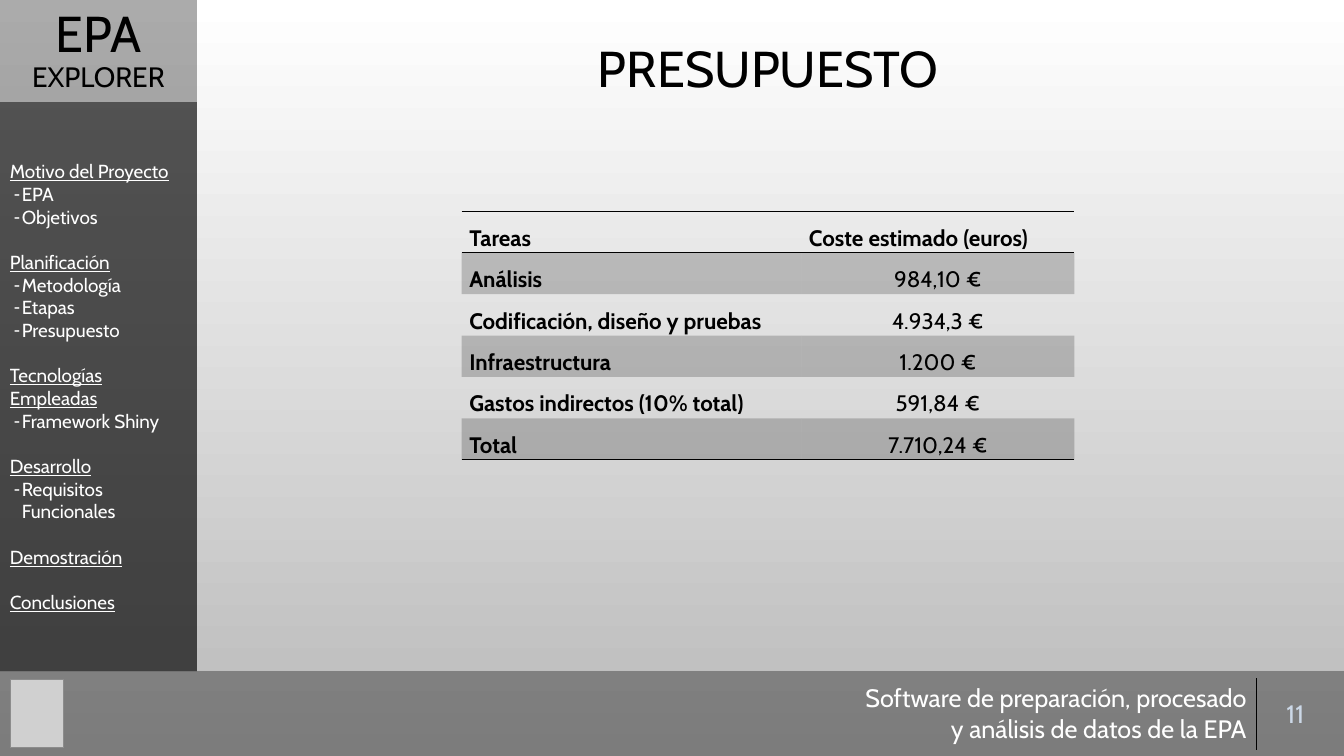
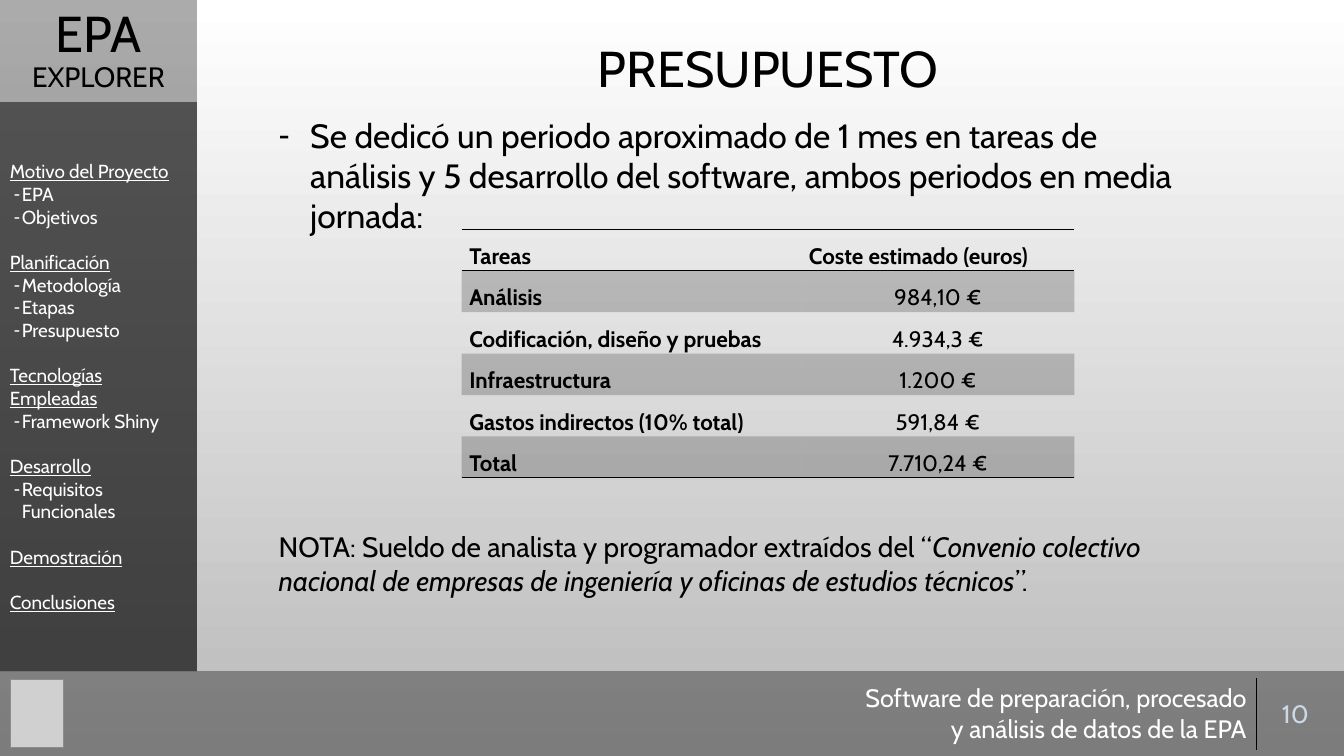
Before and after one commit to Gaulent/epa_explorer, a slide deck: slide 10 of mem/presentacion.pptx (slide 11 before the commit). Drawn at 1344x756 pixels with LibreOffice and Linux fonts; fonts in the diff are those of the drawing; grey boxes stand for pictures; background and template pictures are left out. Boxes give left, top, right and bottom in pixels: in the first picture for what was removed or moved away, otherwise in the second. Text is boxed around its words. In the diff, an @@ line names an element or a change of style, - is before the commit and + after.

```diff
--- a/mem/presentacion.pptx
+++ b/mem/presentacion.pptx
@@ text added at bbox=[310, 122, 1172, 196], 24 pt, text #000000 @@
+– Se dedicó un periodo aproximado de 1 mes en tareas de análisis y 5 desarrollo del software, ambos periodos en media jornada:
@@ table: place and size @@
-table at bbox=[462, 212, 1075, 461]
+table at bbox=[462, 230, 1075, 479]
@@ text added at bbox=[279, 536, 1141, 598], 20 pt, text #000000, italic @@
+NOTA: Sueldo de analista y programador extraídos del “Convenio colectivo nacional de empresas de ingeniería y oficinas de estudios técnicos”.
@@ table at bbox=[846, 679, 1335, 749] @@
-row 1, column 2: 11
+row 1, column 2: 10
```
Also in this commit, not shown: 15 other slides changed, 1 slide added.
